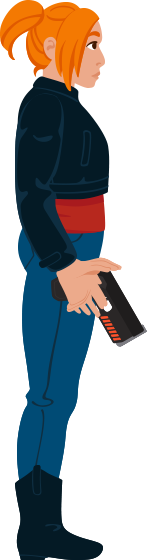
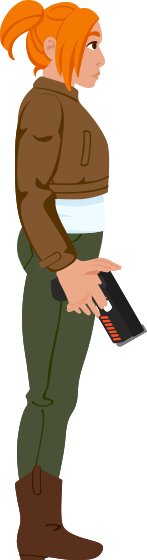
Two versions of the same layered image (w=147, h=560). Layer-by-layer changes:
painted on "arm front - jacket" over left=15, top=94, right=77, bottom=272
painted on "torso - jacket" over left=17, top=76, right=110, bottom=234
painted on "shoe - boot" (1st of 2, in "shoe front") over left=15, top=465, right=103, bottom=560
painted on "leg - skinny jeans" (1st of 2, in "leg front") over left=17, top=231, right=97, bottom=548
painted on "lower torso - jeans" over left=17, top=216, right=104, bottom=295
painted on "shoe - boot" (2nd of 2, in "shoe back") over left=15, top=465, right=103, bottom=560
painted on "leg - skinny jeans" (2nd of 2, in "leg back") over left=17, top=231, right=97, bottom=548
painted on "arm back - jacket" over left=15, top=94, right=77, bottom=272
painted on "hand back - push" over left=56, top=257, right=122, bottom=280
painted on "hand back - grab" over left=60, top=261, right=95, bottom=310
painted on "hand back - empty" over left=57, top=259, right=104, bottom=318
painted on "hand back - gun" over left=51, top=261, right=147, bottom=347
